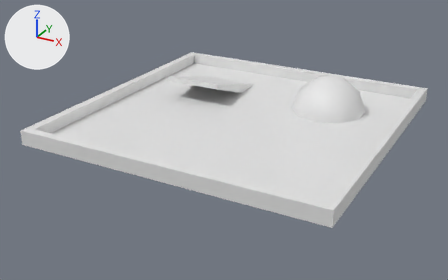
The Blender file demos/bullet/bowl.blend, before and after one commit.
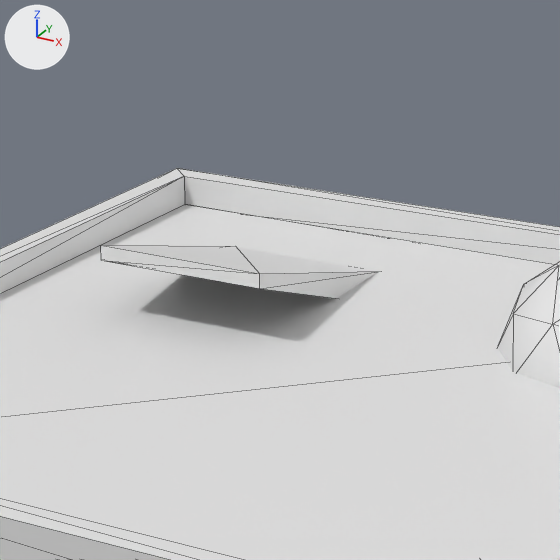
Each version is shown whole from a 50 mm lens placed at (42.0, -82.2, 37.0), pointed at (-1.8, -2.5, -2.9), then close up on the part from 31% to 69% of the width and 0% to 62% of the height. Every picture has the same lights, and +X, +Y and +Z are marked at upper left. The close-ups show mesh edges as thin lines.
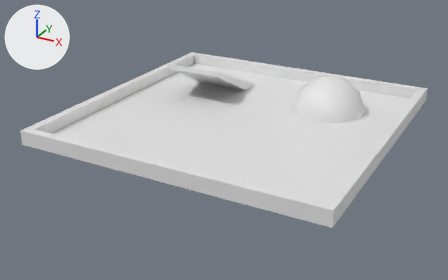
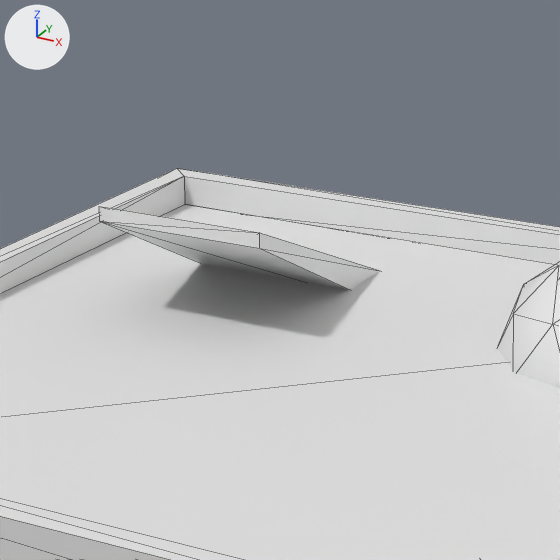
Scene script edits in JSON lines:
```json
{"block": "me_cube_001", "where": "me_cube_001.from_pydata(...)  # 70 vertices, 88 faces; spans x -23.7..23.7, y -23.7..23.7, z -6.1..6.1"}
{"block": "me_cube_001", "where": "# used by ob_cube; location = (0.0, 0.0, 0.0)"}
{"block": "me_cube_001", "where": "# before: 20 (-15.3, 2.4, 3.5) at pixel (101, 260), 21 (-15.3, 2.4, 4.3) at pixel (100, 245), 24 (-5.6, 2.4, 3.5) at pixel (259, 288), 25 (-5.6, 2.4, 4.3) at pixel (259, 273)"}
{"block": "me_cube_001", "change": "me_cube_001 part 1"}
{"op": "add", "block": "me_cube_001", "code": "for i in [20, 21, 24, 25]: me_cube_001.vertices[i].co += Vector((0.0, 0.0, 2.2))"}
```

Changed parts and their boxes (x1, y1, x2, y2) in the close-ups (560 x 560 px; the box of a moved part takes in the faces that stretch with it):
```json
{"part": 1, "of": "me_cube_001", "change": "moved or reshaped", "before": [101, 245, 379, 298], "after": [99, 206, 379, 290]}
```
